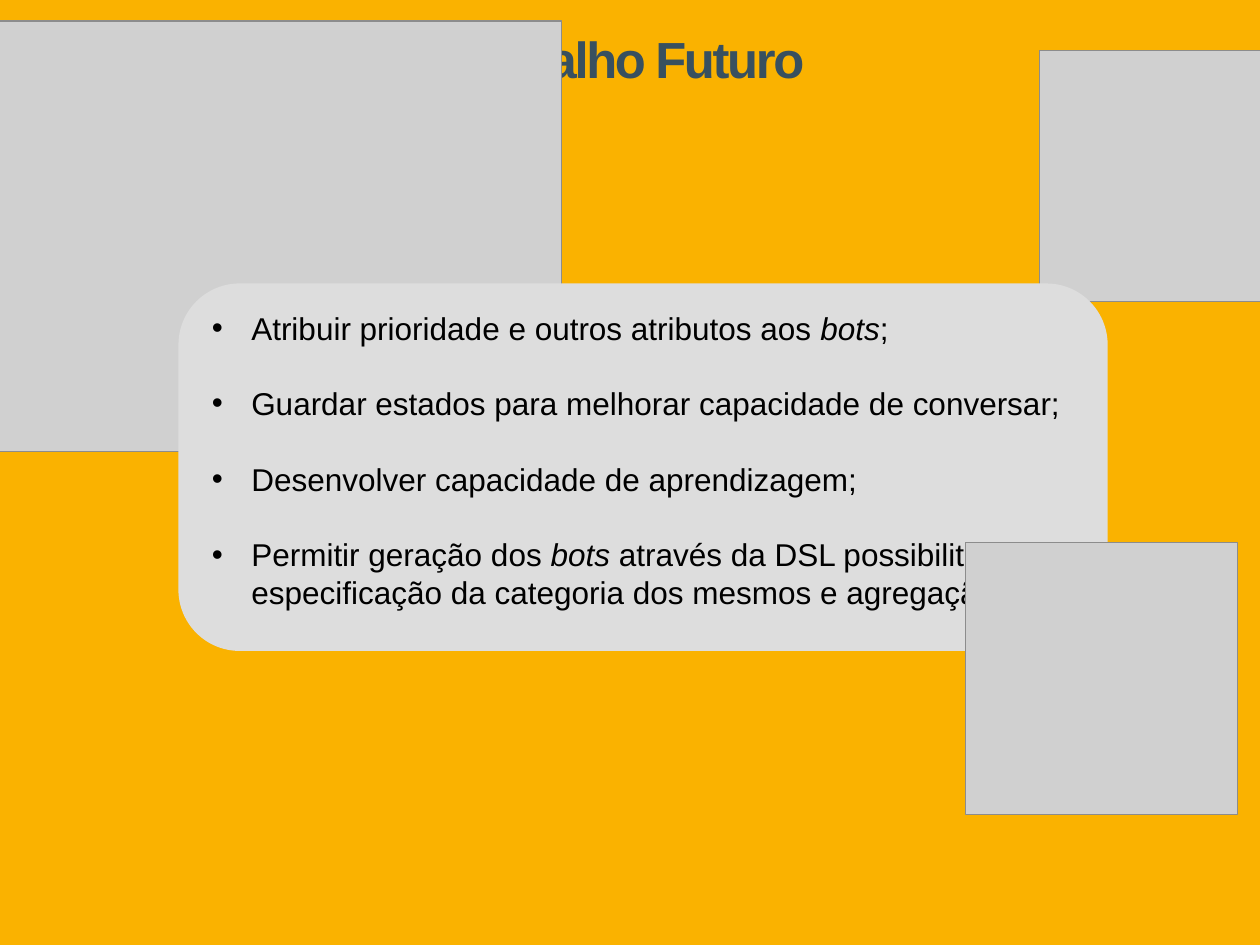
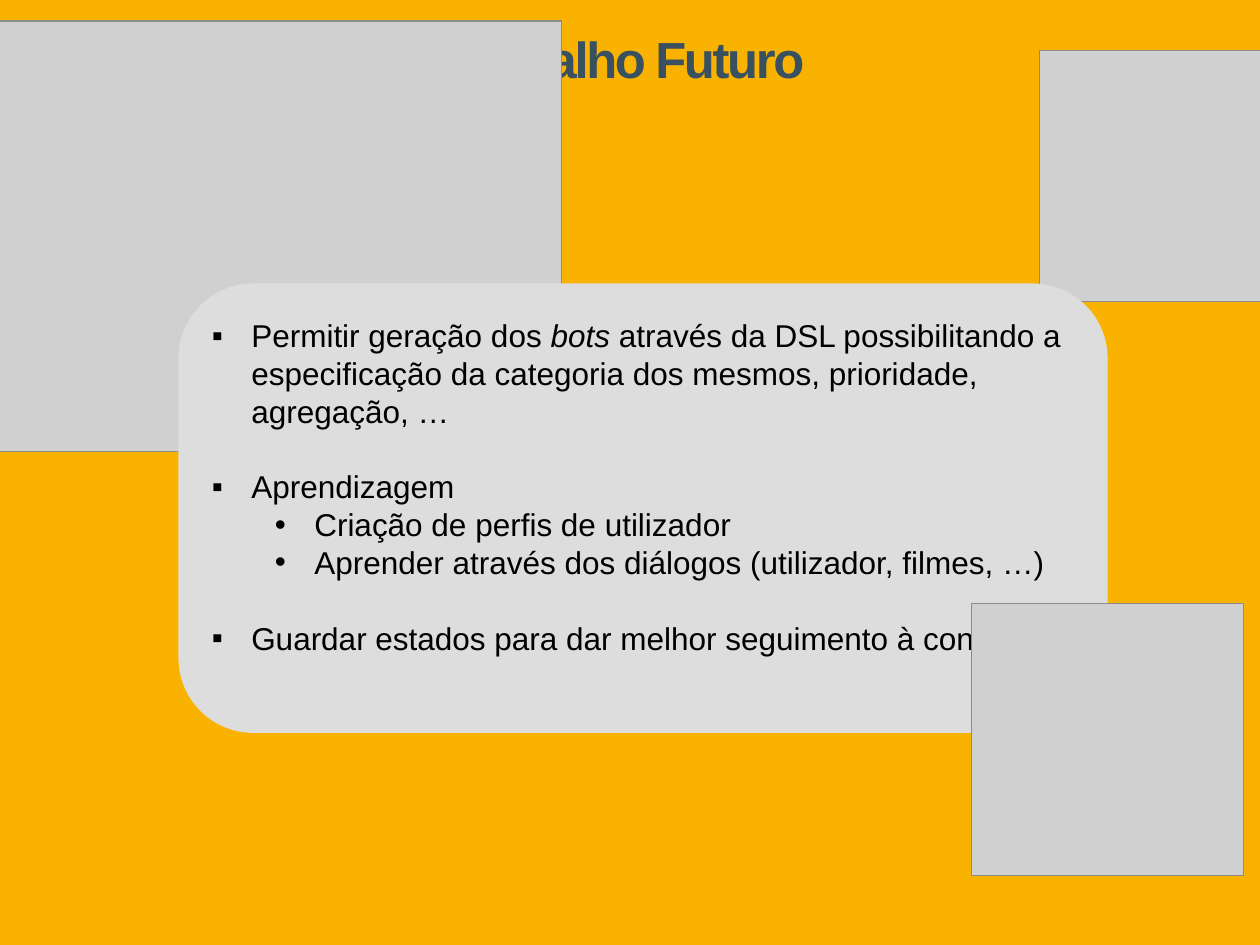
Before and after one commit to Tibblue/PLC, a slide deck: slide 8 of LEI/apresentações/apresLEI.pptx (slide 9 before the commit). Drawn at 1260x945 pixels with LibreOffice and Linux fonts; fonts in the diff are those of the drawing; grey boxes stand for pictures. Boxes give left, top, right and bottom in pixels: in the first picture for what was removed or moved away, otherwise in the second. Text is boxed around its words. In the diff, an @@ line names an element or a change of style, - is before the commit and + after.

```diff
--- a/LEI/apresentações/apresLEI.pptx
+++ b/LEI/apresentações/apresLEI.pptx
@@ rounded rectangle: place and size @@
-rounded rectangle at [179, 284, 1108, 651]
+rounded rectangle at [179, 284, 1108, 733]
@@ text at [251, 323, 1061, 656]: text changed @@
-• Atribuir prioridade e outros atributos aos bots;
-• Guardar estados para melhorar capacidade de conversar;
-• Desenvolver capacidade de aprendizagem;
-• Permitir geração dos bots através da DSL possibilitando a especificação da categoria dos mesmos e agregação.
+▪ Permitir geração dos bots através da DSL possibilitando a especificação da categoria dos mesmos, prioridade, agregação, …
+▪ Aprendizagem
+  • Criação de perfis de utilizador
+  • Aprender através dos diálogos (utilizador, filmes, …)
+▪ Guardar estados para dar melhor seguimento à conversa
@@ picture: place and size @@
-picture at [965, 543, 1237, 815]
+picture at [971, 604, 1244, 876]
```
Also in this commit, not shown: 3 other slides changed, 1 slide removed.
